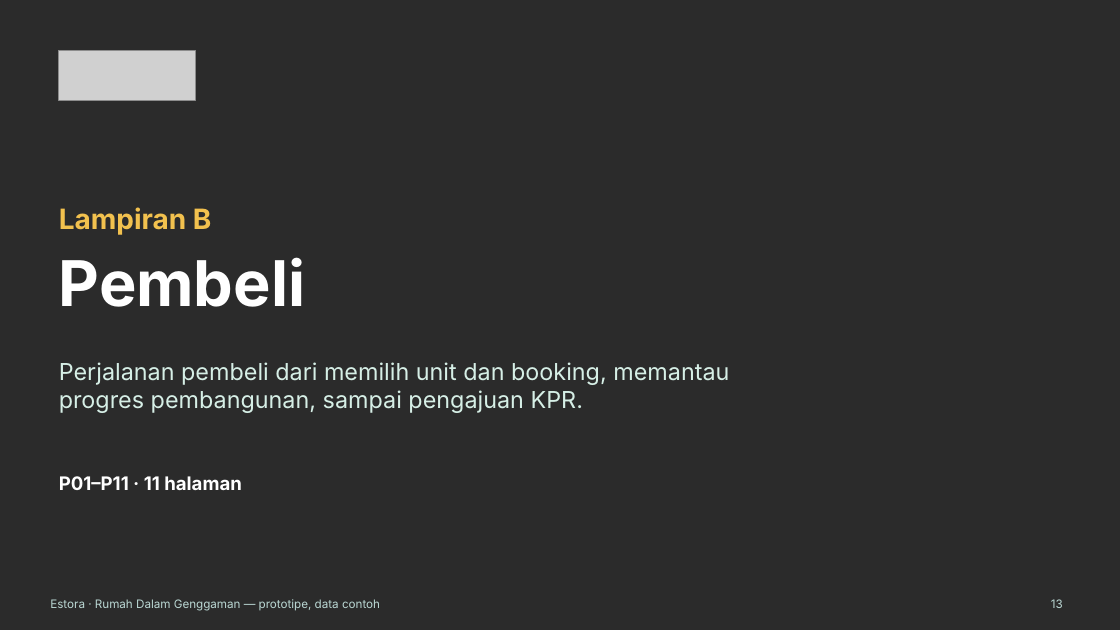
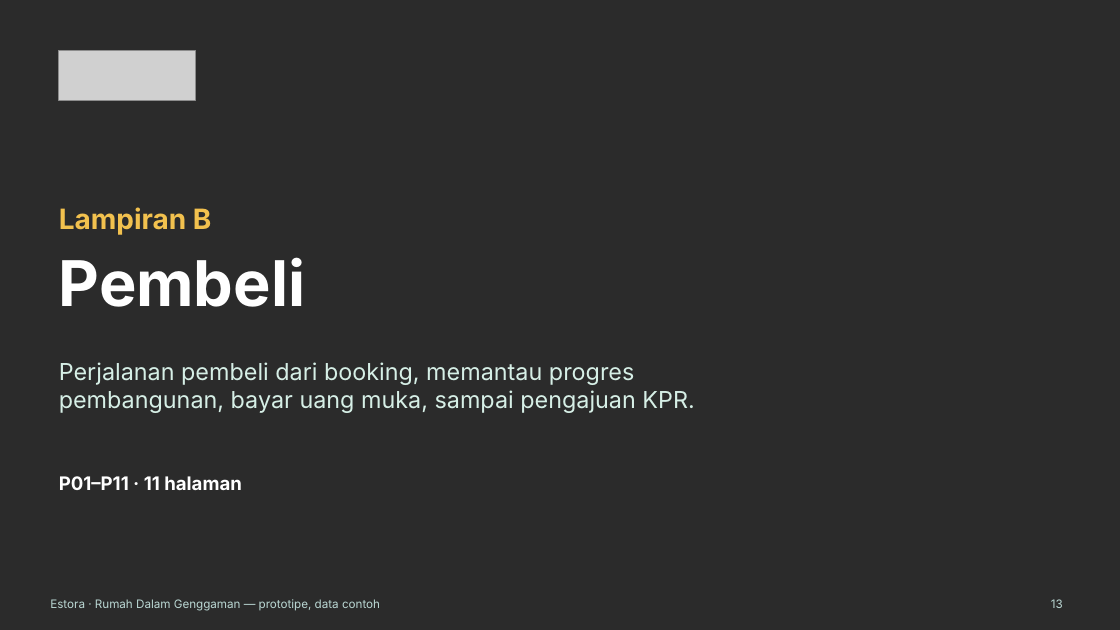
Before and after one commit to pandeyoga/dadada, a slide deck: slide 13 of reports/Estora pitch deck + lampiran prototipe.pptx. Drawn at 1120x630 pixels with LibreOffice and Linux fonts; fonts in the diff are those of the drawing; grey boxes stand for pictures; background and template pictures are left out; a plain dark background stands for a picture behind light text. Boxes give left, top, right and bottom in pixels: in the first picture for what was removed or moved away, otherwise in the second. Text is boxed around its words. In the diff, an @@ line names an element or a change of style, - is before the commit and + after.

```diff
--- a/reports/Estora pitch deck + lampiran prototipe.pptx
+++ b/reports/Estora pitch deck + lampiran prototipe.pptx
@@ text at bbox=[59, 362, 694, 413]: text changed @@
-Perjalanan pembeli dari memilih unit dan booking, memantau progres pembangunan, sampai pengajuan KPR.
+Perjalanan pembeli dari booking, memantau progres pembangunan, bayar uang muka, sampai pengajuan KPR.
```
Also in this commit, not shown: 32 other slides changed, 3 other files.
